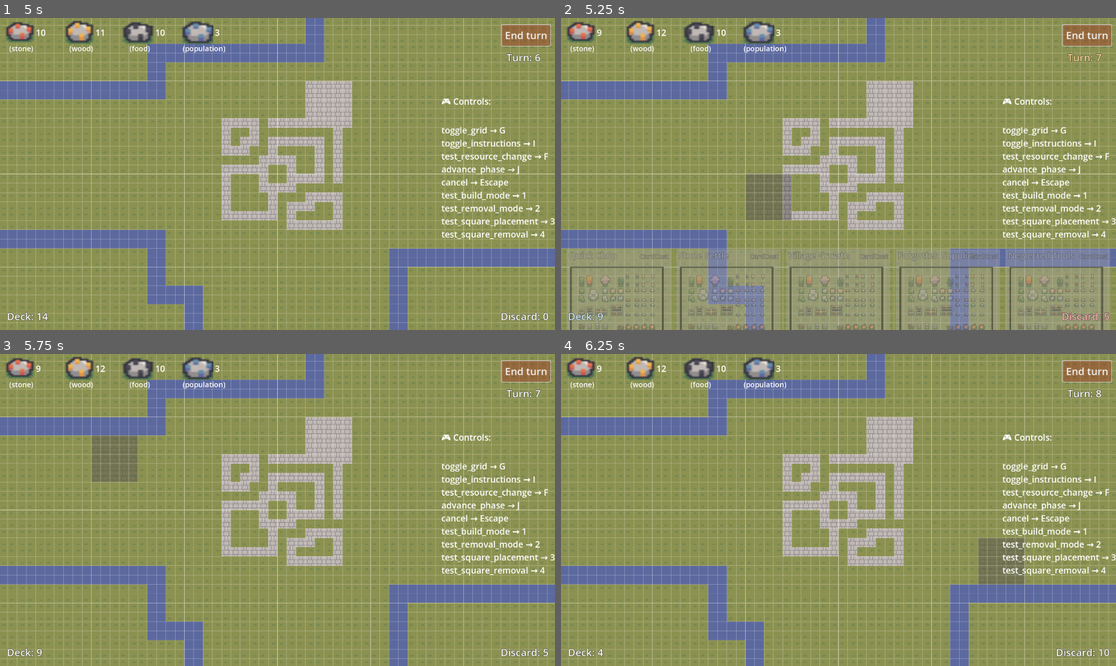
Above: before the commit, frames 1-4 (two rows, left to right).
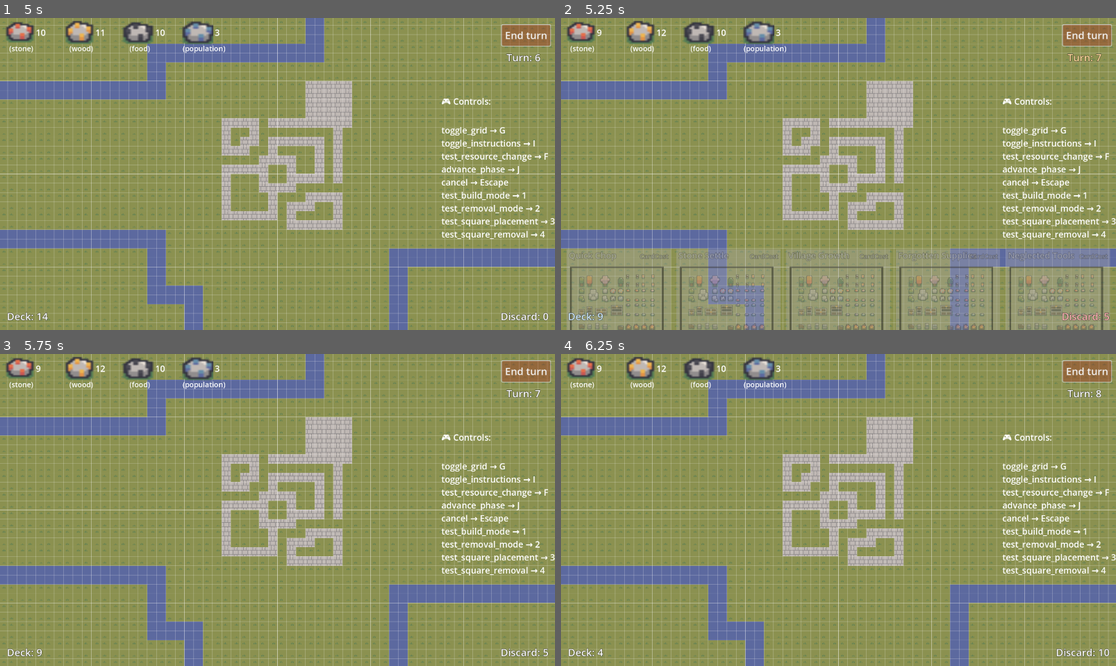
Above: after the commit, the same moments.

Repository: DawoodBhatti/wanna-jam-2025
Game: Godot game, scene res://main.tscn
The game is run twice, just before and just after one commit, with the same random seed, the same clock (stepped at 60 frames per second) and the same inputs.
Inputs (mouse positions are in pixels of both pictures, inside the frame that each line leads up to):
- Up to frame 1 (5 s): click "End turn" at 0.5 s; click "End turn" at 1.25 s; click "End turn" at 2 s; tap Enter at 2.75, 4.25 s; drag from (277, 174) to (333, 105) at 2.77 s; tap Space at 3.5 s; drag from (166, 189) to (249, 236) at 3.52 s; move the mouse to (333, 105) at 4.27 s; tap 3 (test_square_placement) at 4.35 s; click (333, 105) at 4.42 s; tap 4 (test_square_removal) at 4.55 s
- Up to frame 2 (5.25 s): tap Space at 5 s; drag from (810, 236) to (672, 127) at 5.02 s
- Up to frame 3 (5.75 s): no input
- Up to frame 4 (6.25 s): tap Enter at 5.75 s; move the mouse to (1005, 556) at 5.77 s; tap J (advance_phase) at 5.85 s; click (1005, 556) at 5.92 s; tap 2 (test_removal_mode) at 6.05 s

Frame 1 is identical in both runs. In frame 2, 1.1% of the frame differs, in the area x 33-42%, y 49-65%; in frame 3, 1.1%; in frame 4, 1.0%.

Commit message:
end turn now cancels active placement/removal

Diff:
--- a/scripts/HUD manager/hud.gd
+++ b/scripts/HUD manager/hud.gd
@@ -11,6 +11,7 @@
 @onready var discard_display := $DiscardPile
 @onready var end_turn_button: Button = $EndTurn
 
+@onready var cm : Node = get_node("../ConstructionManager")
 
 #TODO:
 #buggy stuff with card hands popping up so maybe we can get some flashy animation in there
@@ -40,8 +41,12 @@
 	food_label.text  = str(ResourceState.food_count)
 	pop_label.text   = str(ResourceState.pop_count)
 
+#skip straight to resolution phase, cancelling active build/remove actions in the process
 func _on_end_turn_pressed() -> void:
-	print("[HUD] end turn pressed")
+
+	#cancel current construction
+	cm.cancel_current_action()
+
 	SignalBus.emit_logged("resolve_hand_requested")
 
 func _apply_end_turn_button_style() -> void:
--- a/scripts/construction manager/construction_manager.gd
+++ b/scripts/construction manager/construction_manager.gd
@@ -21,49 +21,58 @@
 #
 # =============================================================================
 extends Node
+class_name ConstructionManager
+# 🏗️ ConstructionManager: Orchestrates build mode actions like placement and removal.
+# This is the only public API for initiating or cancelling build interactions.
+# It delegates actual logic to child build actions (Placement, Removal, etc.) and listens for their completion.
 
-# -------------------------------------------------------------------
-# NODE REFERENCES
-# -------------------------------------------------------------------
+# ================================
+# 📦 Node References
+# ================================
+
 @onready var _placement = $Placement
 @onready var _placement_square = $PlacementShapes/PlacementSquare
 @onready var _removal = $Removal
 @onready var _removal_square = $RemovalShapes/RemovalSquare
 @onready var game_state: GameState = get_node("../GameController/GameState") as GameState
 
-# -------------------------------------------------------------------
-# STATE
-# -------------------------------------------------------------------
+# ================================
+# 🔄 State
+# ================================
+
 var _current_action: IBuildAction = null
 var _current_signal: String = ""
 
+# ================================
+# 🧹 Lifecycle & State Management
+# ================================
 
-# ===================================================================
-# 1. LIFECYCLE & STATE MANAGEMENT
-# ===================================================================
-
-## Stops the current build action (placement or removal) and clears connected signals.
-## This "unplugs" the manager from the active action so it won't react to old signals.
-func stop():
+## Disconnects from the current build action and clears signal bindings.
+## This is a cleanup step — it does not stop the child action itself.
+func disconnect_action() -> void:
 	if _current_action:
-		# Disconnect from the active action's completion signal
 		if _current_signal != "" and SignalBus.is_connected(_current_signal, Callable(self, "_on_action_completed")):
 			SignalBus.disconnect(_current_signal, Callable(self, "_on_action_completed"))
 			_current_signal = ""
-
 		_current_action = null
 
-## Forwards all input events to the active build action.
+## Cancels the current build action (placement or removal) via calls to their stop() functions
+## This is used when the player ends the turn manually because they might not want to continue with the construction action
+func cancel_current_action() -> void:
+	if _current_action and _current_action.has_method("stop"):
+		_current_action.stop()
+	disconnect_action()
+
+## Forwards input events to the active build action.
 func _input(event):
 	if _current_action:
 		_current_action.process_input(event)
 
+# ================================
+# 🧱 Interactive Build Actions
+# ================================
 
-# ===================================================================
-# 2. INTERACTIVE BUILD ACTIONS
-# ===================================================================
-
-## Starts placement mode (interactive by default).
+## Starts placement mode (interactive or auto).
 func placement(tile_name: String, limit := 0, auto_placement := false, placement_locations: Array = []):
 	_start_action(_placement, "placement_completed")
 	_current_action.start({
@@ -73,7 +82,7 @@
 		"placement_locations": placement_locations
 	})
 
-## Starts removal mode (interactive by default).
+## Starts removal mode (interactive or auto).
 func removal(tile_name: String, limit := 0, auto_removal := false, removal_locations: Array = []):
 	_start_action(_removal, "removal_completed")
 	_current_action.start({
@@ -83,10 +92,9 @@
 		"removal_locations": removal_locations
 	})
 
-
-# ===================================================================
-# 3. PROGRAMMATIC / AUTO BUILD ACTIONS
-# ===================================================================
+# ================================
+# ⚙️ Programmatic / Auto Build Actions
+# ================================
 
 ## Places a set of tiles automatically without user input.
 func auto_place(tile_name: String, cells: Array):
@@ -96,10 +104,9 @@
 func auto_remove(tile_name: String, cells: Array):
 	removal(tile_name, cells.size(), true, cells)
 
-
-# ===================================================================
-# 4. SHAPE HELPERS
-# ===================================================================
+# ================================
+# 🧩 Shape Helpers
+# ================================
 
 ## Places a square of tiles centered on the current mouse cell.
 ## - size: 1 = 1x1, 2 = 3x3, 3 = 5x5, etc.
@@ -112,10 +119,7 @@
 		"fill": fill
 	})
 
-
 ## Removes a square of tiles centered on the current mouse cell.
-## - size: 1 = 1x1, 2 = 3x3, 3 = 5x5, etc.
-## - fill: true = solid square, false = hollow border.
 func remove_square(tile_name: String, size: int, fill := true):
 	_start_action(_removal_square, "removal_completed")
 	_current_action.start({
@@ -124,28 +128,23 @@
 		"fill": fill
 	})
 
+# ================================
+# 🔌 Internal Helpers
+# ================================
 
-# ===================================================================
-# 5. INTERNAL HELPERS
-# ===================================================================
-
-## Starts an action and connects its completion signal to the manager's stop().
+## Starts a build action and connects its completion signal.
 ## This is the "plug in" step — we listen only to the active action's completion.
 func _start_action(action: IBuildAction, completion_signal: String):
-	# Stop any existing action first (also "unplugs" old signal)
-	stop()
+	disconnect_action()  # Unplug any previous action
 
 	_current_action = action
 	_current_signal = completion_signal
 
-	# Connect to the completion signal so we can stop cleanly when the action finishes
 	if not SignalBus.is_connected(completion_signal, Callable(self, "_on_action_completed")):
 		SignalBus.connect(completion_signal, Callable(self, "_on_action_completed"))
 
-
 ## Called when the active action signals completion.
-## This is the "plug out" step — we stop the action and disconnect its signal.
+## This is the "plug out" step — we disconnect and emit the construction completion.
 func _on_action_completed(_mode, _data, _count):
-	stop()
-	#TODO would need to fix this so it emits the right count signal...
+	disconnect_action()
 	SignalBus.emit_logged("construction_action_completed", [_mode, _data, _count])
